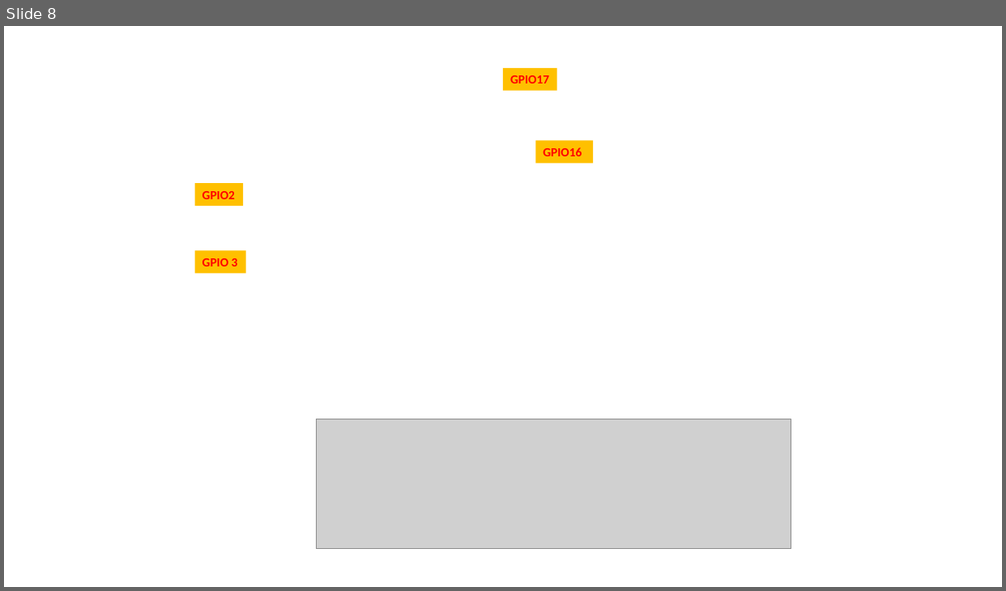
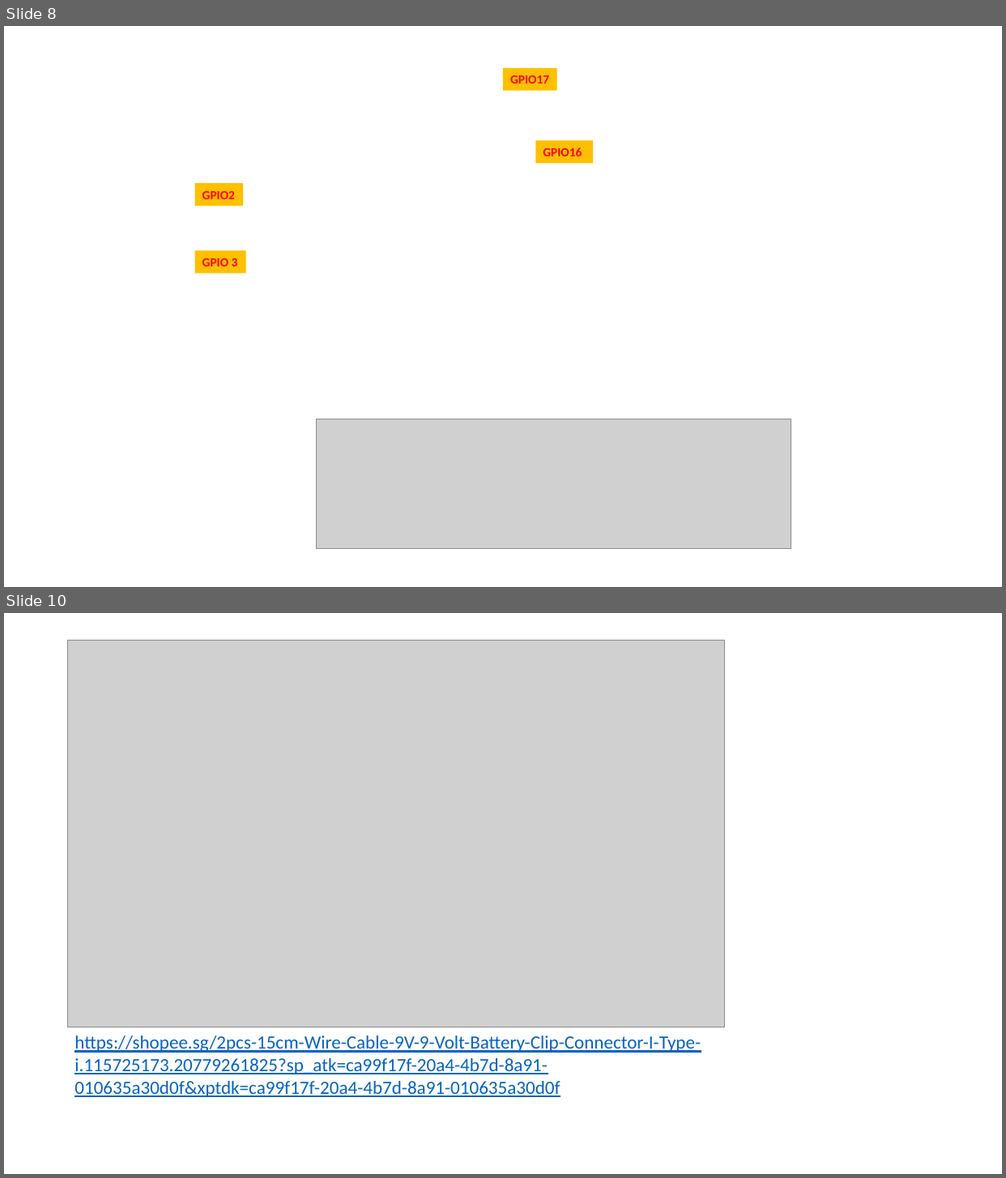
Before and after one commit to ssgoh/The-Pi-Club, a slide deck: Club Meetings 2023/Meeting 06 - Jun 04 2023/LN298 Wiring and Explanation.pptx. Shown one above the other, each under a label of ours: slide 8 before the commit, slides 8 and 10 after it; the slides between them are not shown. The pictures are 1006x591 and 1006x1178 pixels, drawn with LibreOffice and Linux fonts; fonts in the diff are those of the drawing; grey boxes stand for pictures; background and template pictures are left out. Boxes give left, top, right and bottom in pixels: in the first picture for what was removed or moved away, otherwise in the second. Text is boxed around its words. In the diff, an @@ line names an element or a change of style, - is before the commit and + after.

```diff
--- a/Club Meetings 2023/Meeting 06 - Jun 04 2023/LN298 Wiring and Explanation.pptx
+++ b/Club Meetings 2023/Meeting 06 - Jun 04 2023/LN298 Wiring and Explanation.pptx
@@ slide 10 added at (4, 613, 1002, 1174), background #FFFFFF @@
@@ picture added at (68, 641, 725, 1028) @@
@@ text added at (74, 1036, 701, 1097), 18 pt, text #0563C1, underline @@
+https://shopee.sg/2pcs-15cm-Wire-Cable-9V-9-Volt-Battery-Clip-Connector-I-Type-i.115725173.20779261825?sp_atk=ca99f17f-20a4-4b7d-8a91-010635a30d0f&xptdk=ca99f17f-20a4-4b7d-8a91-010635a30d0f
```
Also in this commit, not shown: 2 other slides added.
